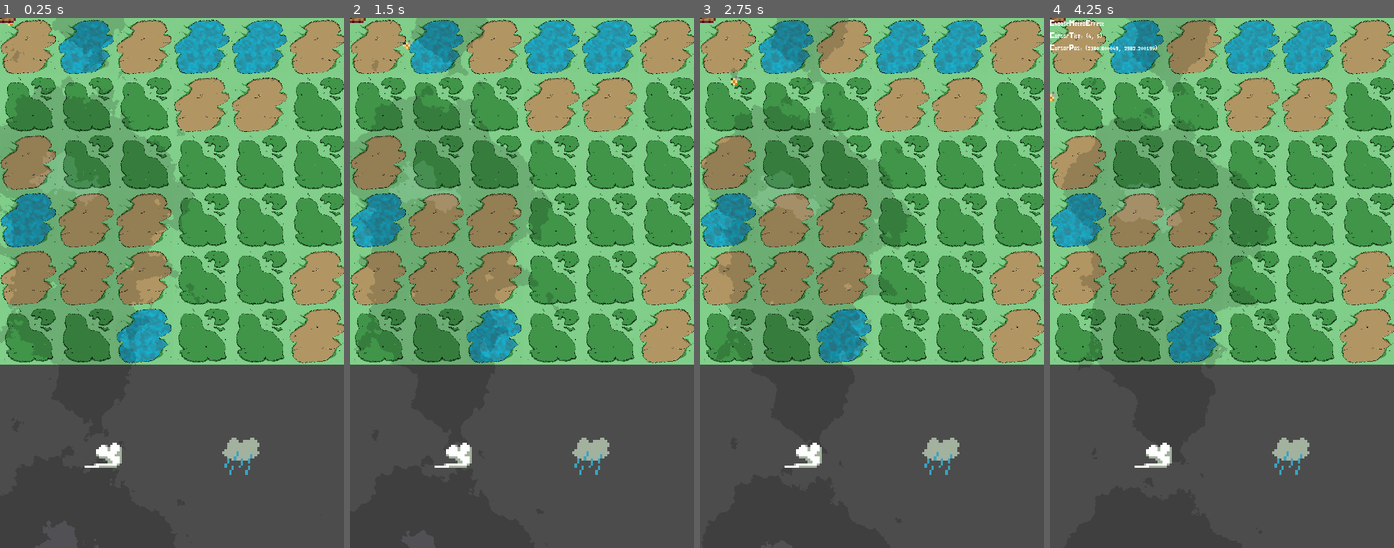
Above: before the commit, frames 1-4 (left to right).
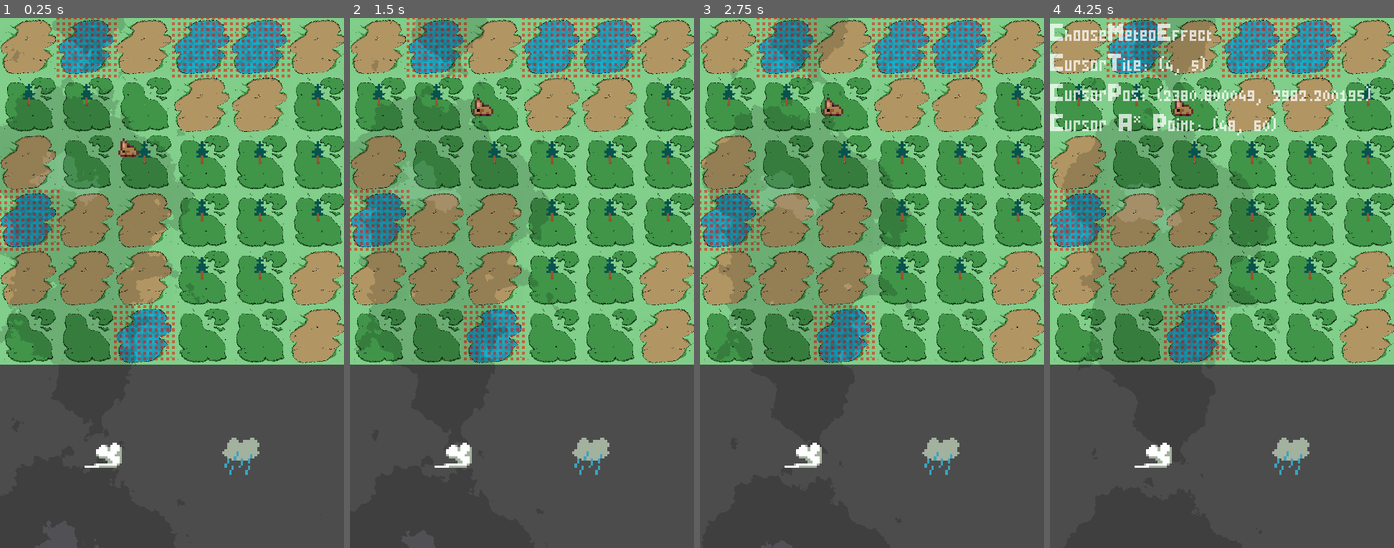
Above: after the commit, the same moments.

Repository: MrBSmith/Haven
Game: Godot game, scene res://Scenes/Garden/Garden.tscn
The game is run twice, just before and just after one commit, with the same random seed, the same clock (stepped at 60 frames per second) and the same inputs. The engine's default icon, where the game draws it, is replaced by a stand-in: a white triangle on a blue panel in a dark square.
Inputs (mouse positions are in pixels of both pictures, inside the frame that each line leads up to):
- Up to frame 1 (0.25 s): no input
- Up to frame 2 (1.5 s): tap Enter (ui_accept) at 0.5, 0.77 s; move the mouse to (377, 60) at 0.52 s; press the mouse at (377, 60) at 0.53 s; move the mouse to (453, 457) at 1.27 s; release the mouse at (453, 457) at 1.28 s; click (453, 457) at 1.35 s
- Up to frame 3 (2.75 s): tap Enter (ui_accept) at 1.52 s; move the mouse to (940, 457) at 2.02 s; press the mouse at (940, 457) at 2.03 s
- Up to frame 4 (4.25 s): move the mouse to (1204, 389) at 2.77 s; release the mouse at (1204, 389) at 2.78 s; click (1204, 389) at 2.85 s; tap Enter (ui_accept) at 3.02, 3.77 s; move the mouse to (1325, 362) at 3.52 s; press the mouse at (1325, 362) at 3.53 s; tap F5 (toggle_debug) at 4.15 s

The runs differ from the first frame. In frame 1, 3.6% of the frame differs, in the area x 0-94%, y 0-65%; in frame 2, 3.8%; in frame 3, 3.8%; in frame 4, 6.3%.

Commit message:
Pathfinding obstacle detection fixed, and obstacle scaling added

Diff:
--- a/AbstractClasses/Tile.gd
+++ b/AbstractClasses/Tile.gd
@@ -53,10 +53,10 @@
 
 # Generate the flora of the tile, based on its type
 # Called by the grid when the tile is generated
-func generate_flora():
-	generate_plant(Globals.grass, tile_type.min_grass_nb, tile_type.max_grass_nb, 70, true)
-	generate_plant(Globals.flower_types, tile_type.min_flower_nb, tile_type.max_flower_nb, 70, true)
-	generate_plant(Globals.base_tree, tile_type.min_tree_nb, tile_type.max_tree_nb, 40, true)
+func generate_flora(astar_sample_freq: float):
+	generate_plant(Globals.grass, tile_type.min_grass_nb, tile_type.max_grass_nb, 70, true, astar_sample_freq)
+	generate_plant(Globals.flower_types, tile_type.min_flower_nb, tile_type.max_flower_nb, 70, true, astar_sample_freq)
+	generate_plant(Globals.base_tree, tile_type.min_tree_nb, tile_type.max_tree_nb, 40, true, astar_sample_freq)
 
 	emit_signal("tile_created")
 
@@ -73,7 +73,8 @@
 # The plant argument can also be an array, if this is the case,
 # A random member will be picked each time
 # Called when the garden is generated
-func generate_plant(plant, min_nb: int, max_nb: int, spawn_chances: int, garden_generation : bool = false):
+func generate_plant(plant, min_nb: int, max_nb: int, spawn_chances: int,
+			garden_generation : bool = false, astar_sample_freq: float = 1.0):
 	if max_nb == 0:
 		return
 
@@ -96,9 +97,9 @@
 			var min_dist = new_plant.get_min_sibling_dist()
 
 			# Generate new positions until one is correct
-			var pos = random_plant_position()
+			var pos = Vector2(-1, -1)
 			while(!is_plant_correct_position(new_plant, pos, min_dist)):
-				pos = random_plant_position()
+				pos = random_plant_position().snapped(Vector2(astar_sample_freq, astar_sample_freq))
 
 			add_plant(new_plant, pos, true)
 			plant_array.append(new_plant)
@@ -197,7 +198,8 @@
 	var plant_array := get_plant_correct_group(plant_category).get_children()
 
 	for plant in plant_array:
-		if plant.get_position().distance_to(pos) < min_dist:
+		if plant.get_position().distance_to(pos) < min_dist \
+		or pos < Vector2.ZERO or pos > Globals.GRID_TILE_SIZE:
 			return false
 	return true
 
--- a/Asset/Fonts/PixelFont.tres
+++ b/Asset/Fonts/PixelFont.tres
@@ -3,4 +3,5 @@
 [ext_resource path="res://Asset/Fonts/BoldCapsPixel.ttf" type="DynamicFontData" id=1]
 
 [resource]
+size = 48
 font_data = ExtResource( 1 )
--- a/Scenes/Animals/TerrestrialAnimal/TerrestrialAnimal.gd
+++ b/Scenes/Animals/TerrestrialAnimal/TerrestrialAnimal.gd
@@ -48,9 +48,9 @@
 #### INPUTS ####
 
 # Go there you dummie
-#func _input(event : InputEvent):
-#	if event.is_action_released("click"):
-#		var mouse_pos = get_global_mouse_position()
-#		move_to(mouse_pos)
+func _input(event : InputEvent):
+	if event.is_action_released("click"):
+		var mouse_pos = get_global_mouse_position()
+		move_to(mouse_pos)
 
 #### SIGNAL RESPONSES ####
--- a/Scenes/DebugPanel/DebugPanel.gd
+++ b/Scenes/DebugPanel/DebugPanel.gd
@@ -1,6 +1,7 @@
 extends CanvasLayer
 
 var grid_node : Node2D
+onready var pathfinder : Node2D = get_parent().get_node("TerresPathfinder")
 
 #### ACCESSORS ####
 
@@ -33,6 +34,11 @@
 	$VBoxContainer/CursorTile.set_text("CursorTile: " + String(current_tile_pos))
 	$VBoxContainer/CursorPos.set_text("CursorPos: " + String(mouse_pos))
 
+	var point = pathfinder.world_pos_to_point(mouse_pos)
+	$VBoxContainer/CursorPointAStar.set_text("Cursor A* Point: " + String(point))
+
+
+
 
 #### INPUTS ####
 
--- a/Scenes/Garden/Garden.tscn
+++ b/Scenes/Garden/Garden.tscn
@@ -9,7 +9,6 @@
 [ext_resource path="res://Scenes/Garden/Animations.gd" type="Script" id=7]
 [ext_resource path="res://Scenes/VFX/Clouds/Clouds.tscn" type="PackedScene" id=8]
 [ext_resource path="res://Scenes/Animals/TerrestrialAnimal/Herbivore/Rabbit/Rabbit.tscn" type="PackedScene" id=9]
-[ext_resource path="res://Scenes/Animals/FlyingAnimal/Insects/Bees/Bee.tscn" type="PackedScene" id=10]
 [ext_resource path="res://Scenes/Garden/Pathfinder/Pathfinder.tscn" type="PackedScene" id=11]
 [ext_resource path="res://AbstractClasses/StateMachine.gd" type="Script" id=12]
 [ext_resource path="res://Scenes/Garden/AreaDebug.gd" type="Script" id=13]
@@ -66,9 +65,6 @@
 
 [node name="Grid" type="Node2D" parent="."]
 script = ExtResource( 3 )
-__meta__ = {
-"_edit_lock_": true
-}
 
 [node name="TerresPathfinder" parent="Grid" instance=ExtResource( 11 )]
 
@@ -93,10 +89,7 @@
 }
 
 [node name="Rabbit" parent="Grid/Animals" instance=ExtResource( 9 )]
-position = Vector2( 46.0139, 45.7779 )
-
-[node name="Bee" parent="Grid/Animals" instance=ExtResource( 10 )]
-position = Vector2( 68.195, 19.8214 )
+position = Vector2( 1136.47, 1214.64 )
 
 [node name="MeteoEffects" type="YSort" parent="Grid"]
 script = ExtResource( 7 )
@@ -112,6 +105,7 @@
 script = ExtResource( 6 )
 
 [node name="VBoxContainer" type="VBoxContainer" parent="Grid/DebugPanel"]
+modulate = Color( 1, 1, 1, 0.741176 )
 anchor_right = 1.0
 anchor_bottom = 1.0
 margin_right = 96.0
@@ -124,7 +118,7 @@
 
 [node name="GamePhase" type="Label" parent="Grid/DebugPanel/VBoxContainer"]
 margin_right = 576.0
-margin_bottom = 13.0
+margin_bottom = 38.0
 custom_fonts/font = ExtResource( 5 )
 text = "Phase:"
 __meta__ = {
@@ -132,9 +126,9 @@
 }
 
 [node name="CursorTile" type="Label" parent="Grid/DebugPanel/VBoxContainer"]
-margin_top = 17.0
+margin_top = 42.0
 margin_right = 576.0
-margin_bottom = 30.0
+margin_bottom = 80.0
 custom_fonts/font = ExtResource( 5 )
 text = "CursorTile:"
 __meta__ = {
@@ -142,14 +136,20 @@
 }
 
 [node name="CursorPos" type="Label" parent="Grid/DebugPanel/VBoxContainer"]
-margin_top = 34.0
+margin_top = 84.0
 margin_right = 576.0
-margin_bottom = 47.0
+margin_bottom = 122.0
 custom_fonts/font = ExtResource( 5 )
 text = "CursorPos:"
 __meta__ = {
 "_edit_lock_": true
 }
+
+[node name="CursorPointAStar" type="Label" parent="Grid/DebugPanel/VBoxContainer"]
+margin_top = 126.0
+margin_right = 576.0
+margin_bottom = 164.0
+custom_fonts/font = ExtResource( 5 )
 
 [node name="AreaDebug" type="Node2D" parent="Grid"]
 visible = false
--- a/Scenes/Garden/Grid.gd
+++ b/Scenes/Garden/Grid.gd
@@ -1,6 +1,8 @@
 extends Node2D
 
 var moving_seed_scene = preload("res://Scenes/Animations/MovingSeed/MovingSeed.tscn")
+
+export var sampling_frequency : int = 50
 
 #### ACCESSORS ####
 
@@ -24,7 +26,6 @@
 		for j in range(nb_tiles.y):
 			free_pos_array.append(Vector2(i, j))
 
-
 	# Determine the number of water tile to place btw 5-8, then places it
 	var nb_water_tile = randi() % 4 + 5
 	place_tiles_on_grid("Water", free_pos_array, nb_water_tile)
@@ -41,10 +42,10 @@
 
 	for child in get_children():
 		if child is Tile:
-			child.generate_flora()
+			child.generate_flora(sampling_frequency)
 
 	$GridArea.adapt_grid_area(nb_tiles.x, Globals.TILE_SIZE)
-	$TerresPathfinder.sample_map()
+	$TerresPathfinder.sample_map(sampling_frequency)
 
 
 # Place the given type of tile, the given number of time, in the free slot in the grid (stocked in the free_pos_array)
--- a/Scenes/Garden/Pathfinder/PathVisualizer.gd
+++ b/Scenes/Garden/Pathfinder/PathVisualizer.gd
@@ -1,6 +1,7 @@
 extends Node2D
 
 onready var pathfinder = get_parent()
+var point_size := Vector2(25, 25)
 
 #### ACCESSORS ####
 
@@ -15,11 +16,13 @@
 func _draw():
 	var astar : AStar2D = pathfinder.astar
 	var points_id_array = astar.get_points()
+
 	for id in points_id_array:
+		var point_pos = pathfinder.get_world_pos_from_id(id) - point_size / 2
 		if astar.is_point_disabled(id):
-			draw_rect(Rect2(pathfinder.get_pos_from_id(id), Vector2.ONE), Color.black)
+			draw_rect(Rect2(point_pos, point_size), Color.red)
 		else:
-			draw_rect(Rect2(pathfinder.get_pos_from_id(id), Vector2.ONE), Color.white)
+			draw_rect(Rect2(point_pos, point_size), Color.transparent)
 
 
 #### LOGIC ####
--- a/Scenes/Garden/Pathfinder/Pathfinder.gd
+++ b/Scenes/Garden/Pathfinder/Pathfinder.gd
@@ -4,9 +4,10 @@
 var ready : bool = false
 
 export var swimming_animal : bool = false
-export var sampling_frequency : int = 50
-
-onready var grid_point_size = Globals.TILE_SIZE * Globals.GRID_TILE_SIZE / sampling_frequency
+
+var sampling_frequency : int = -1.0
+var grid_point_size
+
 onready var astar = AStar2D.new()
 onready var grid_node = get_parent()
 
@@ -25,6 +26,9 @@
 
 # Return the shortest path between the origin point and the destination point
 func get_simple_path(origin: Vector2, dest: Vector2) -> PoolVector2Array:
+	if sampling_frequency == -1.0:
+		return PoolVector2Array()
+
 	if !ready or grid_node.is_pos_outside_grid(dest):
 		return PoolVector2Array()
 
@@ -42,7 +46,11 @@
 # and feed the Astar with it
 # Set the water & swamp tile as non walkable
 # Then connect every points
-func sample_map():
+func sample_map(frequency: int = 50):
+
+	sampling_frequency = frequency
+	grid_point_size = Globals.TILE_SIZE * Globals.GRID_TILE_SIZE / sampling_frequency
+
 	var id = 0
 	for i in range(grid_point_size.y):
 		for j in range(grid_point_size.x):
@@ -108,17 +116,14 @@
 	var points_array := PoolVector2Array()
 
 	# Rect position, expressed in point position
-	var rect_pos = collision_rect.position / sampling_frequency
-	rect_pos = rect_pos.round()
-
-	rect_pos = Vector2(clamp(rect_pos.x, 0.0, grid_point_size.x), \
-						clamp(rect_pos.y, 0.0, grid_point_size.y))
-	var rect_size_pxl = collision_rect.size
-
-	for i in range(rect_size_pxl.y / sampling_frequency):
-		for j in range(rect_size_pxl.x / sampling_frequency):
-			var point = Vector2(j, i) + rect_pos
-			points_array.append(point)
+	var rect_pos = collision_rect.position
+	var rect_size_pxl = collision_rect.size * scale
+
+	for i in range(rect_size_pxl.y):
+		for j in range(rect_size_pxl.x):
+			var point = world_pos_to_point(Vector2(j, i) + rect_pos)
+			if !point in points_array:
+				points_array.append(point)
 
 	return points_array
 
@@ -135,7 +140,7 @@
 
 # Return true if the given point is in an unpassable tile
 func is_point_in_unpassable_tile(point: Vector2) -> bool:
-	var tile = grid_node.get_tile_at_world_pos(point)
+	var tile = grid_node.get_tile_at_world_pos(point_to_world_pos(point))
 	if tile == null:
 		return true
 
@@ -146,6 +151,7 @@
 # Return true is the given point is inside an obstacle, false if not
 func is_point_in_obstacle(point : Vector2, exeption: Node2D = null) -> bool:
 	var obstacles_array = get_tree().get_nodes_in_group("Obstacle")
+	var point_world_pos = point_to_world_pos(point)
 
 	for obstacle in obstacles_array:
 		if obstacle == exeption:
@@ -153,7 +159,8 @@
 
 		var collision_shape = obstacle.find_node("CollisionShape2D")
 		var collision_rect = get_collision_rect(collision_shape)
-		if collision_rect.has_point(point):
+		collision_rect.size *= obstacle.scale
+		if collision_rect.has_point(point_world_pos):
 			return true
 	return false
 
@@ -167,8 +174,8 @@
 
 # Connect every point in the grid
 func connect_all_points():
-	for i in range(grid_point_size.x / sampling_frequency):
-		for j in range(grid_point_size.y / sampling_frequency):
+	for i in range(grid_point_size.x):
+		for j in range(grid_point_size.y):
 			connect_relatives(Vector2(i, j))
 
 
@@ -207,6 +214,16 @@
 func get_id_at_world_pos(world_pos: Vector2) -> int:
 	return get_id_at_pos(world_pos / sampling_frequency)
 
+
+# Take a world position and return its corresponding point position in the A*
+func world_pos_to_point(world_pos: Vector2) -> Vector2:
+	return (world_pos / sampling_frequency).round()
+
+# Take a point position of the A* and return the corresponding world position
+func point_to_world_pos(point: Vector2) -> Vector2:
+	return point * sampling_frequency
+
+
 # Take an id, and return its position expressed in sampled point position
 func get_pos_from_id(id : int) -> Vector2:
 	return Vector2(id % int(grid_point_size.x), int(id / grid_point_size.x))
--- a/Scenes/Garden/Pathfinder/Pathfinder.tscn
+++ b/Scenes/Garden/Pathfinder/Pathfinder.tscn
@@ -10,6 +10,5 @@
 }
 
 [node name="PathVisualizer" type="Node2D" parent="."]
-visible = false
-modulate = Color( 1, 1, 1, 0.207843 )
+modulate = Color( 1, 1, 1, 0.533333 )
 script = ExtResource( 2 )
--- a/Scenes/Plants/Trees/Tree.tscn
+++ b/Scenes/Plants/Trees/Tree.tscn
@@ -7,12 +7,13 @@
 [ext_resource path="res://Scenes/Plants/Trees/Wind.gd" type="Script" id=5]
 
 [sub_resource type="RectangleShape2D" id=1]
-extents = Vector2( 3, 2 )
+extents = Vector2( 6.09198, 6.79803 )
 
 [sub_resource type="RectangleShape2D" id=2]
 extents = Vector2( 2.98321, 4.63424 )
 
 [node name="Tree" type="StaticBody2D"]
+scale = Vector2( 20, 20 )
 z_index = 1
 script = ExtResource( 2 )
 __meta__ = {
--- a/Scenes/Tiles/TileType/WetTiles/Shader/WaterShader.tres
+++ b/Scenes/Tiles/TileType/WetTiles/Shader/WaterShader.tres
@@ -60,6 +60,6 @@
 shader = SubResource( 1 )
 shader_param/fog_color = Color( 0.121569, 0.635294, 0.733333, 1 )
 shader_param/distort_speed = Vector2( 1.671, 1.323 )
-shader_param/speed_multiplier = 0.292
+shader_param/speed_multiplier = 1.0
 shader_param/opacity = 1.0
 shader_param/OCTAVES = 3
Not shown: 1 places in Scenes/Garden/Garden.tscn that only renumber resources
